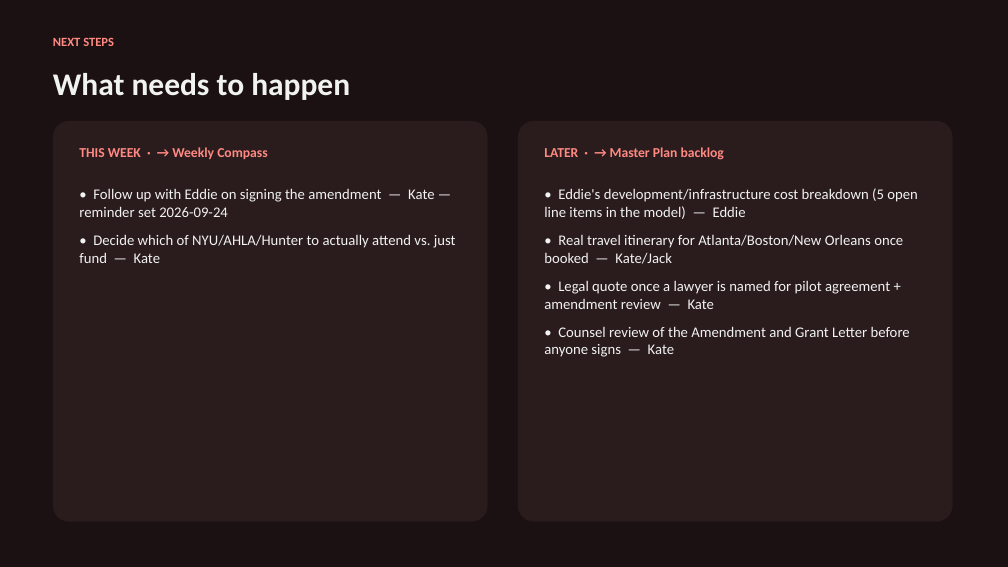
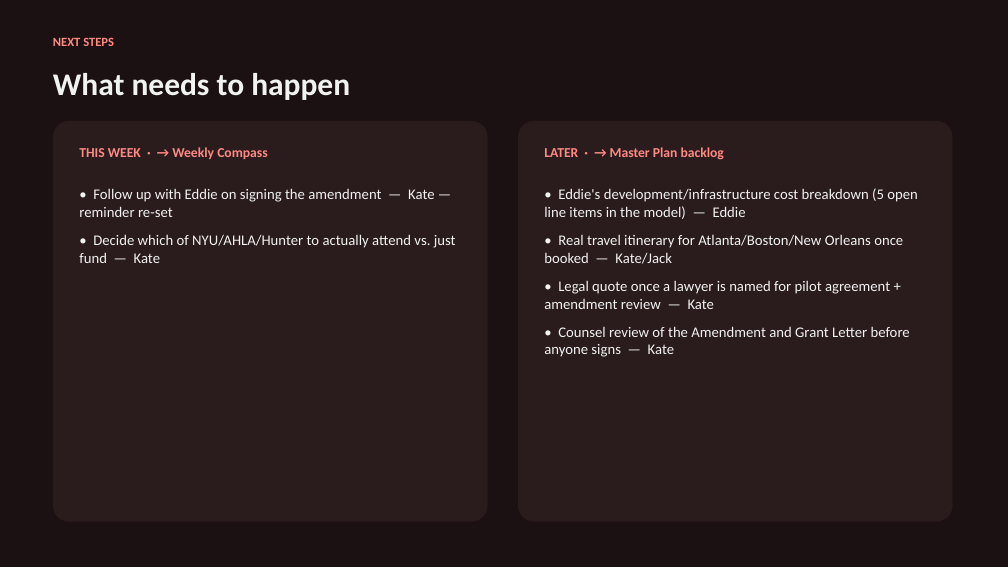
Before and after one commit to KateBurda1/AiBrain, a slide deck: slide 4 of my-work (outputs)/internal/Session 3A - Ignite Strategy/2026.09.20 - Internal - Session 3A Ignite Strategy - Outputs.pptx. Drawn at 1008x567 pixels with LibreOffice and Linux fonts; fonts in the diff are those of the drawing. Boxes give left, top, right and bottom in pixels: in the first picture for what was removed or moved away, otherwise in the second. Text is boxed around its words. In the diff, an @@ line names an element or a change of style, - is before the commit and + after.

```diff
--- a/my-work (outputs)/internal/Session 3A - Ignite Strategy/2026.09.20 - Internal - Session 3A Ignite Strategy - Outputs.pptx
+++ b/my-work (outputs)/internal/Session 3A - Ignite Strategy/2026.09.20 - Internal - Session 3A Ignite Strategy - Outputs.pptx
@@ text at bbox=[79, 188, 434, 217]: text changed @@
-• Follow up with Eddie on signing the amendment — Kate — reminder set 2026-09-24
+• Follow up with Eddie on signing the amendment — Kate — reminder re-set
```
Also in this commit, not shown: 1 other slide changed, 24 other files.
